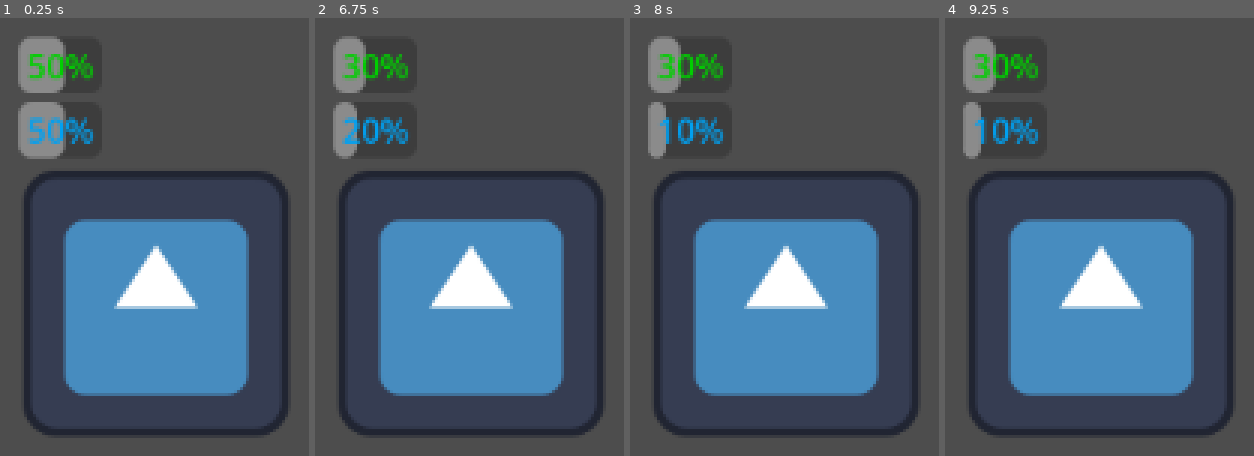
Above: before the commit, frames 1-4 (left to right).
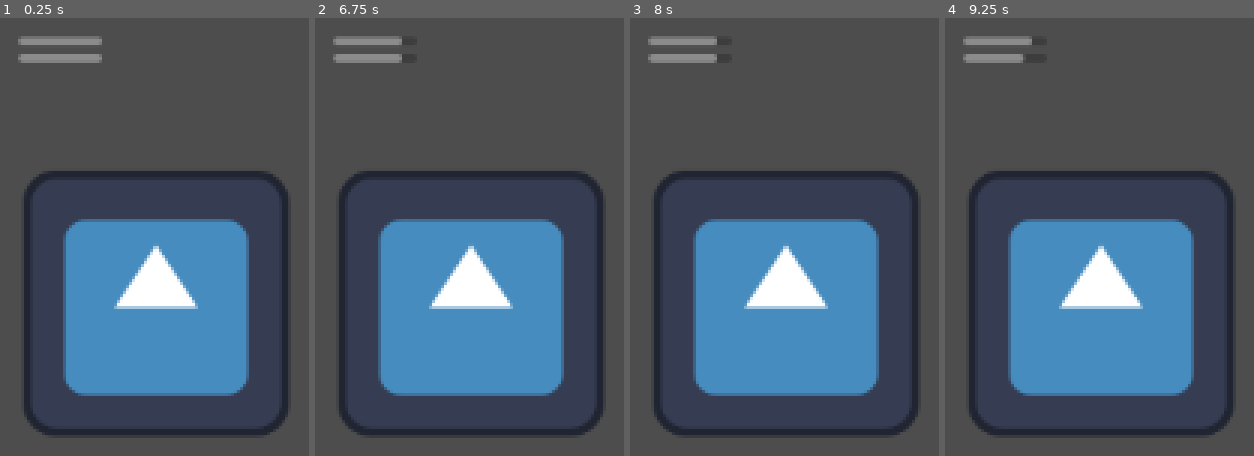
Above: after the commit, the same moments.

Repository: IrsyadNafie/GitExercise-G022
Game: Godot game, scene res://control.tscn
Two runs of this game, one before a commit and one after it. Both use one fixed random seed, a clock stepped at 60 frames per second and the inputs below. The engine's default icon, where the game draws it, is replaced by a stand-in: a white triangle on a blue panel in a dark square.
Inputs:
- Up to frame 1 (0.25 s): no input
- Up to frame 2 (6.75 s): tap Enter at 0.5, 2, 3.5 s; hold Right (ui_right) 0.53-1.28 s; tap Space at 1.25, 2.75, 4.25 s; hold Down (ui_down) 1.28-2.03 s; hold Right (ui_right) 2.03-2.78 s; hold Up (ui_up) 2.78-3.53 s; hold Down (ui_down) 3.53-5.78 s; hold Right (ui_right) 5.78-6.53 s; hold Up (ui_up) from 6.53 s (still down)
- Up to frame 3 (8 s): release Up (ui_up) at 7.28 s; hold Right (ui_right) from 7.28 s (still down)
- Up to frame 4 (9.25 s): release Right (ui_right) at 8.03 s; hold Down (ui_down) from 8.03 s (still down)

The runs differ from the first frame. In frame 1, 4.5% of the frame differs, in the area x 5-34%, y 4-33%; in frame 2, 3.5%; in frame 3, 3.4%; in frame 4, 3.3%.

Commit message:
HP and SP Demo

Diff:
--- a/control.gd
+++ b/control.gd
@@ -13,7 +13,7 @@
 
 func _input(event):
 	if event.is_action_pressed("ui_up"):
-		update_hp(hp_bar.value - 10, hp_bar.max_value)
+		update_hp(hp_bar.value - 1, hp_bar.max_value)
 
-	if event.is_action_pressed("ui_right"):
-		update_sp(sp_bar.value - 10, sp_bar.max_value)
+	if event.is_action_pressed("ui_down"):
+		update_sp(sp_bar.value - 1, sp_bar.max_value)
--- a/control.tscn
+++ b/control.tscn
@@ -34,9 +34,13 @@
 [node name="HPBar" type="ProgressBar" parent="BattleUI/VBoxContainer" unique_id=1021747278]
 layout_mode = 2
 theme_override_colors/font_color = Color(0, 0.8153955, 0, 1)
-value = 50.0
+max_value = 10.0
+value = 10.0
+show_percentage = false
 
 [node name="SPBar" type="ProgressBar" parent="BattleUI/VBoxContainer" unique_id=1806566675]
 layout_mode = 2
 theme_override_colors/font_color = Color(0, 0.6313726, 0.9490196, 1)
-value = 50.0
+max_value = 10.0
+value = 10.0
+show_percentage = false
